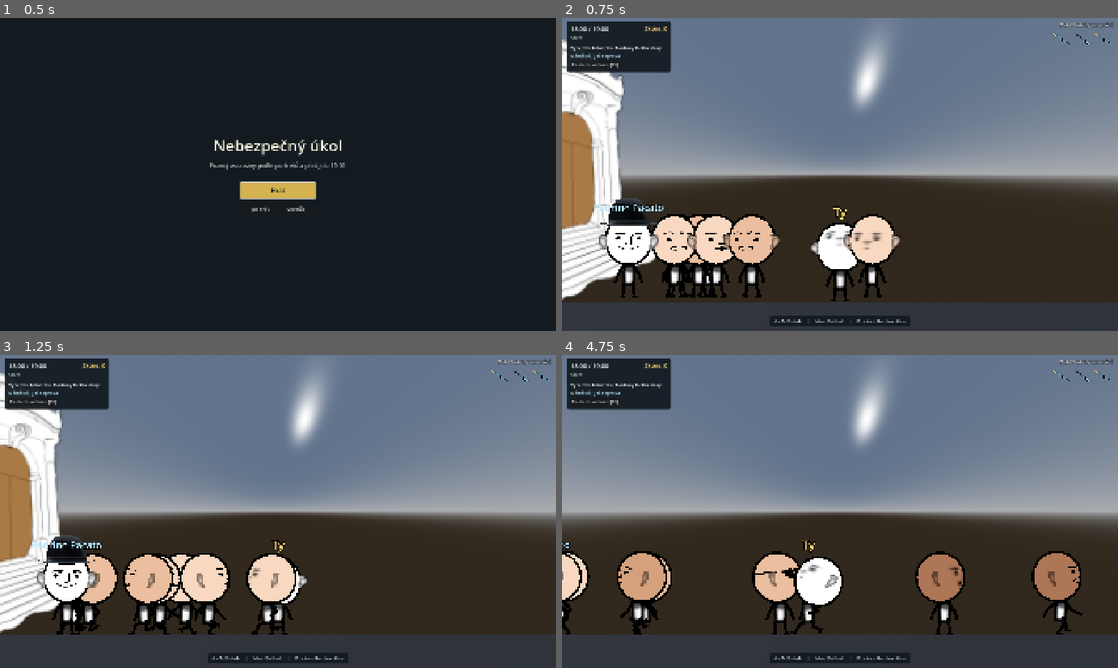
Above: before the commit, frames 1-4 (two rows, left to right).
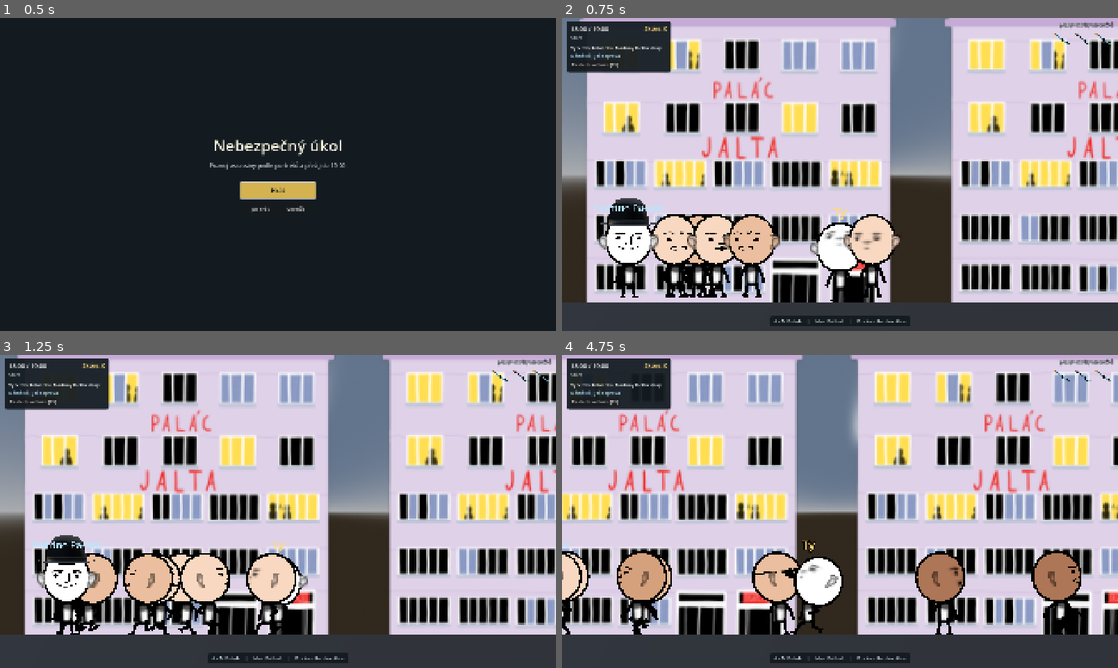
Above: after the commit, the same moments.

Repository: JosefAmbruz/nebezpecny-ukol
Game: Godot game, scene res://src/ui/title_screen.tscn
Same seed, same stepped clock (60 frames per second), same inputs: the game is played once before the commit and once after it.
Inputs (mouse positions are in pixels of both pictures, inside the frame that each line leads up to):
- Up to frame 1 (0.5 s): no input
- Up to frame 2 (0.75 s): click "Hrát" at 0.5 s
- Up to frame 3 (1.25 s): no input
- Up to frame 4 (4.75 s): click "Restartovat kolo [F5]" at 1.25 s; click "Restartovat kolo [F5]" at 2 s; click "Restartovat kolo [F5]" at 2.75 s; tap Enter at 3.5 s; move the mouse to (962, 495) at 3.52 s; press the mouse at (962, 495) at 3.53 s; hold D (move_right) 3.53-4.28 s; move the mouse to (728, 527) at 4.27 s; release the mouse at (728, 527) at 4.28 s; hold A (move_left) from 4.28 s (still down); tap E (lean) at 4.35 s

Frame 1 is identical in both runs. In frame 2, 67% of the frame differs, in the area x 0-100%, y 0-91%; in frame 3, 66%; in frame 4, 69%, in the area x 0-100%, y 0-90%.

Commit message:
Added new asset by Shoccy

Diff:
--- a/src/world.tscn
+++ b/src/world.tscn
@@ -10,7 +10,7 @@
 [ext_resource type="Texture2D" uid="uid://bdq1gp6gj44s7" path="res://assets/faces/face5.png" id="6_eemcn"]
 [ext_resource type="AudioStream" uid="uid://0uolxp2qc8qd" path="res://assets/sfx/freesound_community-street-distant-tram-noise-28842.mp3" id="7_8kjpi"]
 [ext_resource type="Texture2D" uid="uid://c63kanxt4ith8" path="res://assets/faces/face9.png" id="7_njovb"]
-[ext_resource type="Texture2D" uid="uid://ccvlooqira1os" path="res://assets/environment/door.png" id="8_a3wil"]
+[ext_resource type="Texture2D" uid="uid://datvf2hswwwfn" path="res://assets/environment/palac-jalta.png" id="8_8kjpi"]
 [ext_resource type="Script" uid="uid://nsybtej0atxt" path="res://src/world.gd" id="8_world"]
 [ext_resource type="PackedScene" path="res://src/ui/assassin_list_ui.tscn" id="9_listui"]
 [ext_resource type="PackedScene" path="res://src/ui/game_hud.tscn" id="10_hud"]
@@ -105,8 +105,16 @@
 [node name="Environment" type="Node3D" parent="Levels/Level1" unique_id=904546934]
 
 [node name="Sprite3D" type="Sprite3D" parent="Levels/Level1/Environment" unique_id=119467974]
-transform = Transform3D(0.3812463, 0, 0, 0, 0.43402457, 0, 0, 0, 1, -10.624596, 3.506012, -8.6779175)
-texture = ExtResource("8_a3wil")
+transform = Transform3D(0.3812463, 0, 0, 0, 0.43402457, 0, 0, 0, 1, -10.624596, 4.10371, -8.6779175)
+texture = ExtResource("8_8kjpi")
+
+[node name="Sprite3D2" type="Sprite3D" parent="Levels/Level1/Environment" unique_id=665004512]
+transform = Transform3D(0.3812463, 0, 0, 0, 0.43402457, 0, 0, 0, 1, -2.7229462, 4.10371, -8.6779175)
+texture = ExtResource("8_8kjpi")
+
+[node name="Sprite3D3" type="Sprite3D" parent="Levels/Level1/Environment" unique_id=434522233]
+transform = Transform3D(0.3812463, 0, 0, 0, 0.43402457, 0, 0, 0, 1, 5.7299805, 4.10371, -8.6779175)
+texture = ExtResource("8_8kjpi")
 
 [node name="Level2" type="Node3D" parent="Levels" unique_id=714084602 node_paths=PackedStringArray("left_bound", "right_bound", "quest_npc_spawn")]
 script = ExtResource("11_zone")
Binary file added: assets/environment/palac-jalta.png
Not shown, added: assets/environment/palac-jalta.png.import
Not shown: 1 places in src/world.tscn that only renumber resources
Not shown, added: tests/test_merge_flow.gd.uid
Not shown, added: assets/environment/palac-jalta.png~
